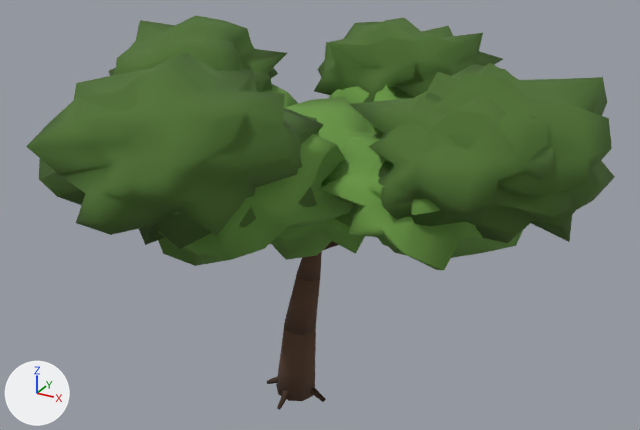
The glTF model assets/models/tree_green2.glb, before and after one commit.
Before and after are seen from a 50 mm camera at (5.78, -9.74, 7.85) aimed at (0.37, 0.09, 2.93). The lights are fixed; the arrows at lower left show +X, +Y and +Z. The first picture is the older version. Vertices at exactly the same position are counted once.

In view in the first picture: 'geometry_0'.
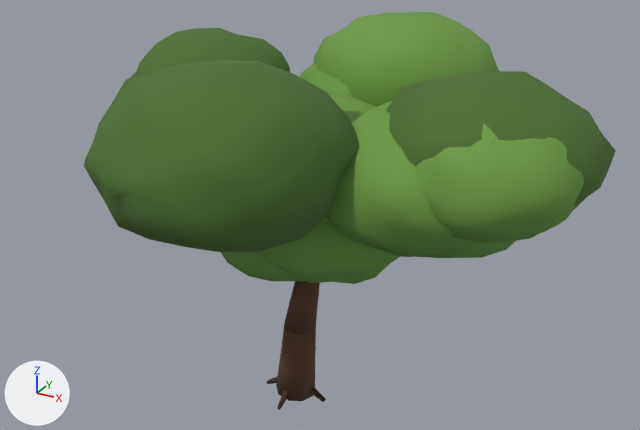
Where the change shows, as pixel boxes [x1, y1, x2, y2] in the pictures (640 x 430 px; the box of a moved part takes in the faces that stretch with it):
'geometry_0', reshaped (10% narrower): before [26, 16, 614, 410]; after [84, 12, 616, 410]
part 1 of me_geometry_0, rebuilt: before [368, 92, 572, 243]; after [415, 123, 584, 243]
part 2 of me_geometry_0, rebuilt (8% narrower): before [26, 52, 324, 249]; after [84, 60, 359, 252]
part 3 of me_geometry_0, rebuilt (not visible afterwards): before [263, 84, 298, 108]
part 4 of me_geometry_0, rebuilt: before [329, 85, 414, 133]; after [299, 64, 353, 97]
part 5 of me_geometry_0, rebuilt (13% taller): before [314, 18, 503, 102]; after [313, 12, 499, 107]
part 6 of me_geometry_0, rebuilt (mostly hidden before): before [374, 136, 383, 142]; after [326, 110, 470, 257]
part 7 of me_geometry_0, rebuilt (13% narrower, 11% shorter): before [350, 63, 614, 242]; after [386, 71, 616, 231]
part 8 of me_geometry_0, rebuilt (mostly hidden afterwards): before [318, 131, 523, 270]; after [356, 101, 515, 258]
part 9 of me_geometry_0, added (green): after [255, 221, 400, 284]
part 10 of me_geometry_0, added (green): after [221, 252, 304, 281]
part 11 of me_geometry_0, added (mostly hidden): after [344, 111, 362, 123]
part 12 of me_geometry_0, moved or reshaped (mostly hidden afterwards): before [109, 16, 377, 266]; after [129, 28, 376, 225]

What changed in the scene script:
```text
Change me_geometry_0:
    used by ob_geometry_0; location = (0.0, 0.0, 0.0)
    remove me_geometry_0.from_pydata(...)  # 2037 vertices, 4002 faces; spans x -3.33..4.18, y -3.75..3.79, z -0.08..5.53
    add me_geometry_0.from_pydata(...)  # 2523 vertices, 4962 faces; spans x -2.52..4.14, y -3.31..3.57, z -0.08..5.42
    me_geometry_0 part 1: the loose piece of 162 vertices spanning x 1.77..3.97, y -1.87..0.34, z 3.68..5.18 is rebuilt with 162 vertices and now spans x 1.81..4.02, y -1.72..0.4, z 3.56..5.03
    me_geometry_0 part 2: the loose piece of 162 vertices spanning x -1.67..1.45, y -3.75..-0.81, z 3.5..5.53 is rebuilt with 162 vertices and now spans x -1.39..1.66, y -3.31..-0.24, z 3.37..5.42
    me_geometry_0 part 3: the loose piece of 162 vertices spanning x -2.19..0.05, y -0.97..1.21, z 3.34..4.61 is rebuilt with 162 vertices and now spans x -2.49..0.7, y -1.54..1.61, z 2.63..4.76
    me_geometry_0 part 4: the loose piece of 162 vertices spanning x -0.43..1.51, y 0.71..2.83, z 3.11..4.58 is rebuilt with 162 vertices and now spans x -1.01..1.67, y 0.63..3.25, z 3.17..4.95
    me_geometry_0 part 5: the loose piece of 162 vertices spanning x -0.74..1.9, y 0.74..3.79, z 3.54..5.19 is rebuilt with 162 vertices and now spans x -0.66..2.05, y 0.76..3.57, z 3.5..5.41
    me_geometry_0 part 6: the loose piece of 162 vertices spanning x 1.08..3.24, y -1.21..0.91, z 3.28..4.71 is rebuilt with 162 vertices and now spans x 0.86..3.21, y -1.86..0.63, z 3.18..4.82
    me_geometry_0 part 7: the loose piece of 162 vertices spanning x 1.06..4.18, y -1.61..1.28, z 3.4..5.37 is rebuilt with 162 vertices and now spans x 1.44..4.14, y -1.51..1.16, z 3.4..5.25
    me_geometry_0 part 8: the loose piece of 162 vertices spanning x 0.89..3.54, y -2.02..0.63, z 3.11..4.69 is rebuilt with 162 vertices and now spans x 0.69..3.57, y -1.48..1.45, z 2.94..4.88
    me_geometry_0 part 9: a new loose piece of 162 vertices spanning x -0.4..1.96, y -1.49..0.94, z 2.37..3.88, in mat_vc_mat
    me_geometry_0 part 10: a new loose piece of 162 vertices spanning x -1.21..1.17, y -1.19..1.17, z 2.04..3.59, in mat_vc_mat
    me_geometry_0 part 11: a new loose piece of 162 vertices spanning x -0.38..1.52, y -1.34..0.65, z 3.47..4.66, in mat_vc_mat
    me_geometry_0 part 12: 1 vertex moved within x 0.63, y -1.32, z 3.37; 483 vertices removed from x -3.33..1.98, y -3.01..1.6, z 2.57..5.36; 483 vertices added at x -2.52..1.77, y -2.8..1.41, z 2.69..5.23
```
